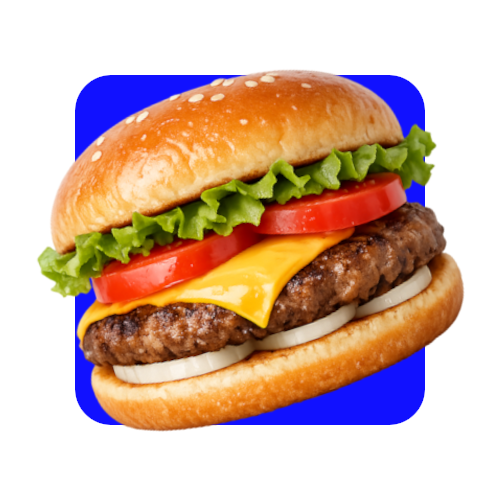
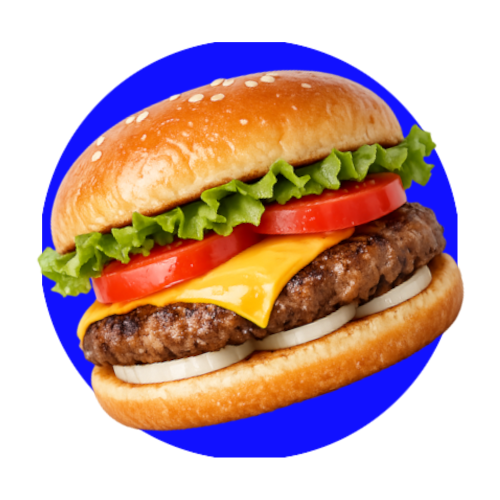
Layer changes from the first 500x500 image to the second:
renamed "cópia de Fundo" to "Background copy", painted on it over (42, 42, 458, 458)
